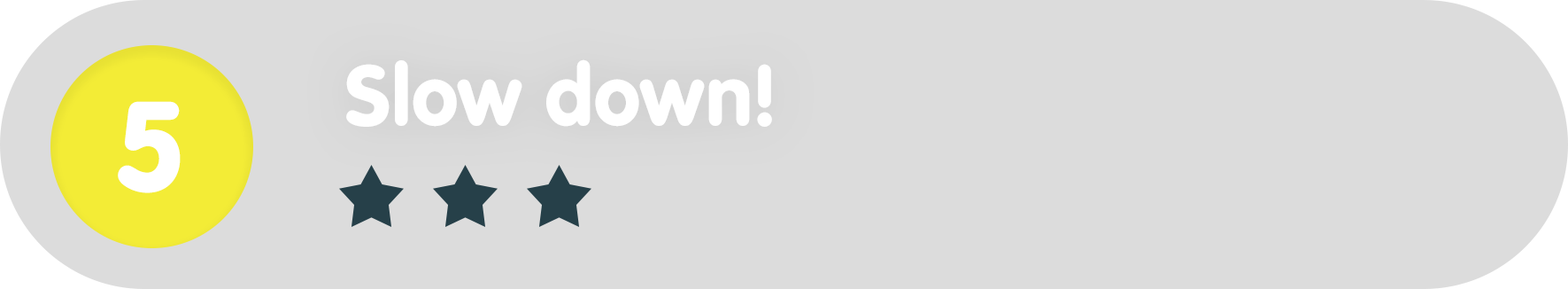
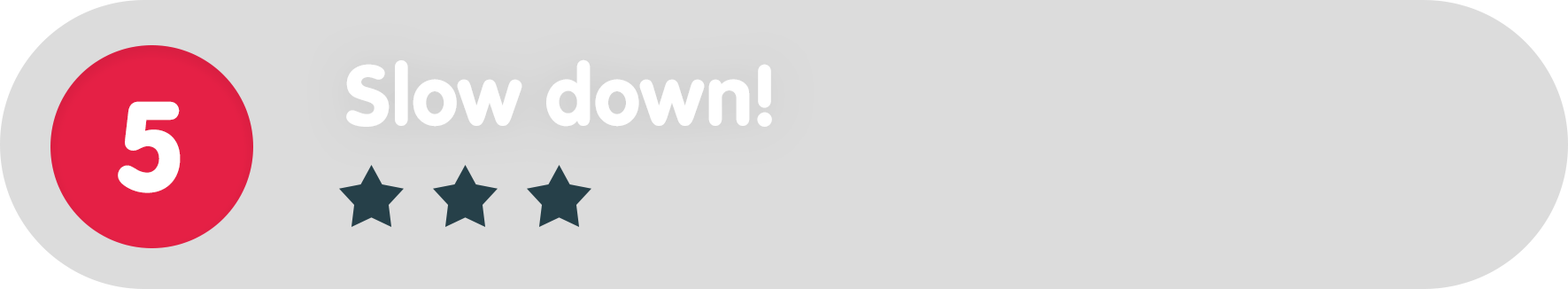
Layer changes from the first 1568 × 289 image to the second:
painted on "Ellipse_green" over bbox(50, 45, 254, 248)
